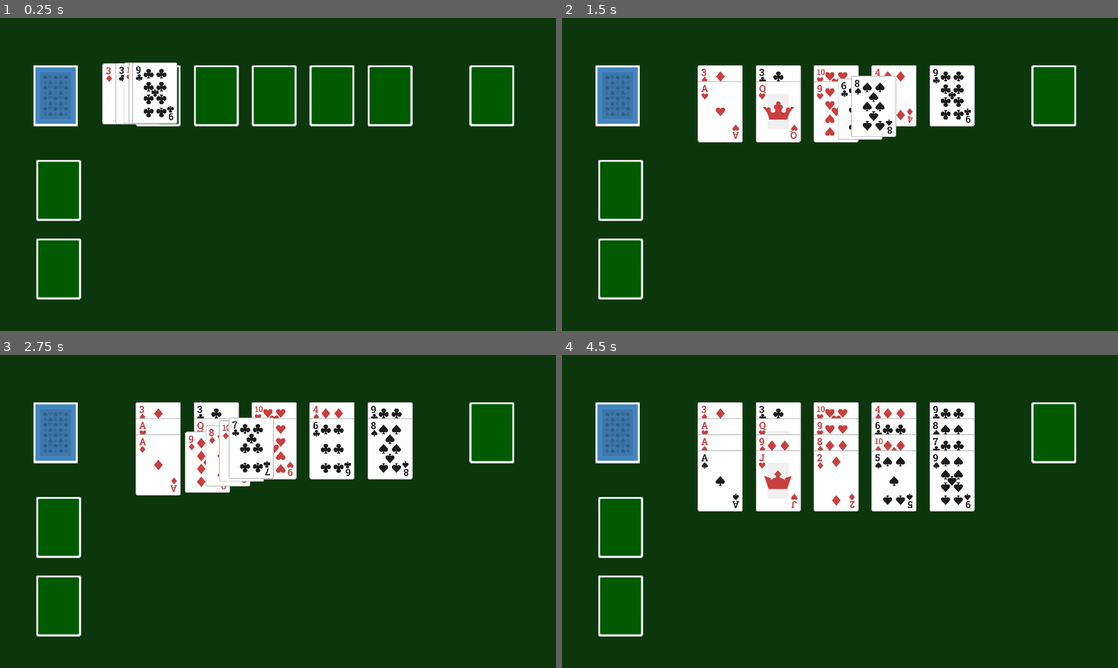
Above: before the commit, frames 1-4 (two rows, left to right).
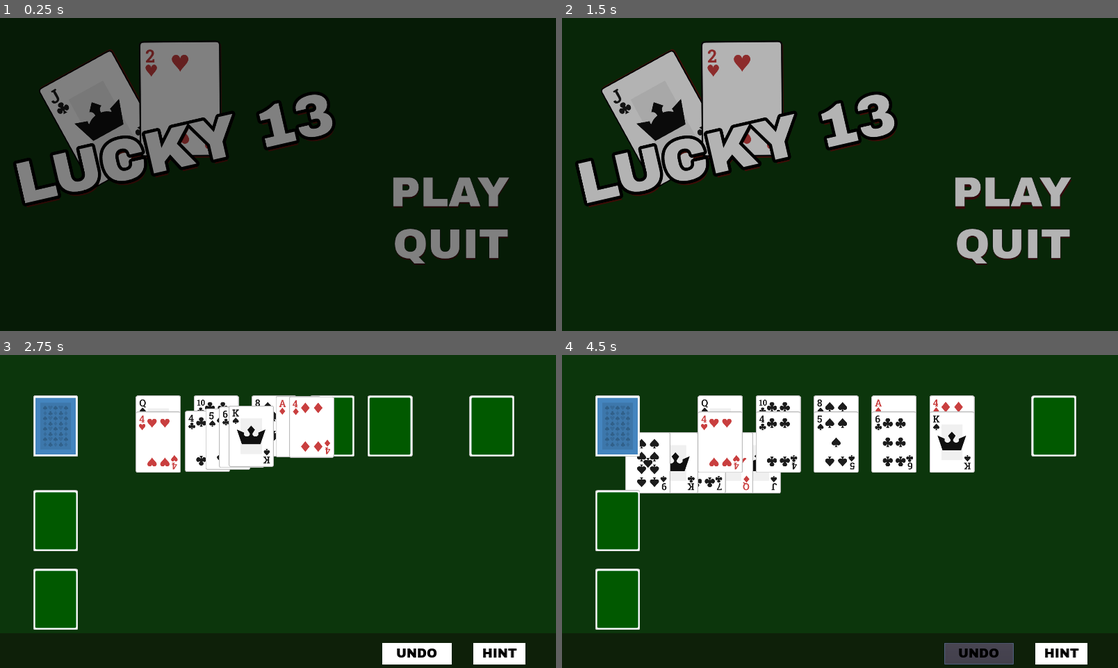
Above: after the commit, the same moments.

Repository: tcfitzgerald/lucky-13
Game: Godot game, scene res://Menus/MainMenu.tscn
Two runs of this game, one before a commit and one after it. Both use one fixed random seed, a clock stepped at 60 frames per second and the inputs below. Before the commit the project starts from res://Board/Board.tscn.
Inputs (mouse positions are in pixels of both pictures, inside the frame that each line leads up to; where the layout moved, square brackets give the same spot in the first picture):
- Up to frame 1 (0.25 s): no input
- Up to frame 2 (1.5 s): click (617, 96) at 0.52 s; click (1023, 193) at 1.27 s
- Up to frame 3 (2.75 s): click (55, 426) at 2.02 s
- Up to frame 4 (4.5 s): click (617, 426) [617, 433] at 2.75 s; click (717, 433) at 3.52 s; click (979, 652) at 4.25 s, where only the run after the commit has a clickable "UNDO"

The runs differ from the first frame. In frame 1, 100% of the frame differs, in the area x 0-100%, y 0-100%; in frame 2, 26%; in frame 3, 13%; in frame 4, 15%.

Commit message:
Changes to Board for menus and deck issue.  Also tried to fix issue with card scale when clicking the cards while they move to the wastepile.

Diff:
--- a/Board/Board.gd
+++ b/Board/Board.gd
@@ -21,6 +21,7 @@
 onready var waste_pile = $MarginContainer/CenterContainer/WastePile
 
 onready var undo_tween = $Tween
+onready var ui = $UI
 
 var card_offset : int = 50
 var start_card_offset : int = 150
@@ -32,6 +33,10 @@
 var playable_cards : Array = []
 
 func _ready() -> void:
+
+	ui.connect("hint_button_pressed", self, "hint")
+	ui.connect("undo_button_pressed", self, "undo")
+
 	deck.build_deck()
 	deal()
 	deck.connect("deck_clicked", self, "deal")
@@ -61,6 +66,10 @@
 
 	var duration = 1
 	var _moves = []
+
+	if BoardManager.is_card_selected:
+		deck.animation.play("Shake")
+		return
 
 	if deck.get_card_count() > 7:
 
--- a/Board/Board.tscn
+++ b/Board/Board.tscn
@@ -1,13 +1,15 @@
-[gd_scene load_steps=5 format=2]
+[gd_scene load_steps=6 format=2]
 
 [ext_resource path="res://Board/Board.gd" type="Script" id=1]
 [ext_resource path="res://Deck/Deck.tscn" type="PackedScene" id=2]
 [ext_resource path="res://Tableau/Tableau.tscn" type="PackedScene" id=3]
 [ext_resource path="res://Board/WastePile.tscn" type="PackedScene" id=4]
+[ext_resource path="res://Menus/UI.tscn" type="PackedScene" id=5]
 
 [node name="Board" type="Control"]
 anchor_right = 1.0
 anchor_bottom = 1.0
+mouse_filter = 1
 script = ExtResource( 1 )
 
 [node name="MarginContainer" type="MarginContainer" parent="."]
@@ -19,43 +21,48 @@
 margin_bottom = 720.0
 
 [node name="Deck" parent="MarginContainer/CenterContainer" instance=ExtResource( 2 )]
-position = Vector2( -121, 160 )
+position = Vector2( -121, 140 )
 
 [node name="Tableau1" parent="MarginContainer/CenterContainer" instance=ExtResource( 3 )]
-position = Vector2( 198, 160 )
+position = Vector2( 198, 140 )
 tableau_type = "base"
 
 [node name="Tableau2" parent="MarginContainer/CenterContainer" instance=ExtResource( 3 )]
-position = Vector2( 378, 160 )
+position = Vector2( 378, 140 )
 tableau_type = "base"
 
 [node name="Tableau3" parent="MarginContainer/CenterContainer" instance=ExtResource( 3 )]
-position = Vector2( 558, 160 )
+position = Vector2( 558, 140 )
 tableau_type = "base"
 
 [node name="Tableau4" parent="MarginContainer/CenterContainer" instance=ExtResource( 3 )]
-position = Vector2( 738, 160 )
+position = Vector2( 738, 140 )
 tableau_type = "base"
 
 [node name="Tableau5" parent="MarginContainer/CenterContainer" instance=ExtResource( 3 )]
-position = Vector2( 918, 160 )
+position = Vector2( 918, 140 )
 tableau_type = "base"
 
 [node name="Tableau6" parent="MarginContainer/CenterContainer" instance=ExtResource( 3 )]
-position = Vector2( -112, 454 )
+position = Vector2( -121, 434 )
 tableau_type = "overflow"
 
 [node name="Tableau7" parent="MarginContainer/CenterContainer" instance=ExtResource( 3 )]
-position = Vector2( -112, 698 )
+position = Vector2( -121, 678 )
 tableau_type = "overflow"
 
 [node name="WastePile" parent="MarginContainer/CenterContainer" instance=ExtResource( 4 )]
-position = Vector2( 1235, 160 )
+position = Vector2( 1235, 140 )
 
 [node name="Camera2D" type="Camera2D" parent="."]
 position = Vector2( 640, 500 )
 current = true
 zoom = Vector2( 1.35, 1.35 )
 smoothing_enabled = true
+__meta__ = {
+"_edit_lock_": true
+}
+
+[node name="UI" parent="." instance=ExtResource( 5 )]
 
 [node name="Tween" type="Tween" parent="."]
--- a/Card/Card.gd
+++ b/Card/Card.gd
@@ -40,15 +40,13 @@
 
 			animation.play("CardScale")
 
-			if (BoardManager.selected_card.int_value == 13):
+			if (int_value == 13):
 				animation.play_backwards("CardScale")
 				selected = false
 				modulate = Color.white
-				BoardManager.selected_card.selected = false
-				BoardManager.selected_card.modulate = Color.white
-				BoardManager.selected_card.animation.play_backwards("CardScale")
-				var move = card_move.new(BoardManager.selected_card, BoardManager.selected_card.to_json(), BoardManager.selected_card.get_parent(), BoardManager.selected_card.position, "play")
+				var move = card_move.new(self, self.to_json(), get_parent(), position, "play")
 				BoardManager.moves.append([move])
+				card_type = "wastepile"
 				waste_pile.move_cards_to_waste_pile([BoardManager.selected_card])
 
 				BoardManager.selected_card = null
@@ -84,6 +82,8 @@
 			var move1 = card_move.new(BoardManager.selected_card, BoardManager.selected_card.to_json(), BoardManager.selected_card.get_parent(), BoardManager.selected_card.position, "play")
 			var move2 = card_move.new(self, self.to_json(), get_parent(), position, "play")
 			BoardManager.moves.append([move1, move2])
+			BoardManager.selected_card.card_type = "wastepile"
+			card_type = "wastepile"
 			waste_pile.move_cards_to_waste_pile([self, BoardManager.selected_card])
 
 
--- a/project.godot
+++ b/project.godot
@@ -45,7 +45,7 @@
 [application]
 
 config/name="Lucky 13"
-run/main_scene="res://Board/Board.tscn"
+run/main_scene="res://Menus/MainMenu.tscn"
 boot_splash/bg_color=Color( 0.0470588, 0.211765, 0.0470588, 1 )
 config/icon="res://logo.png"
 
